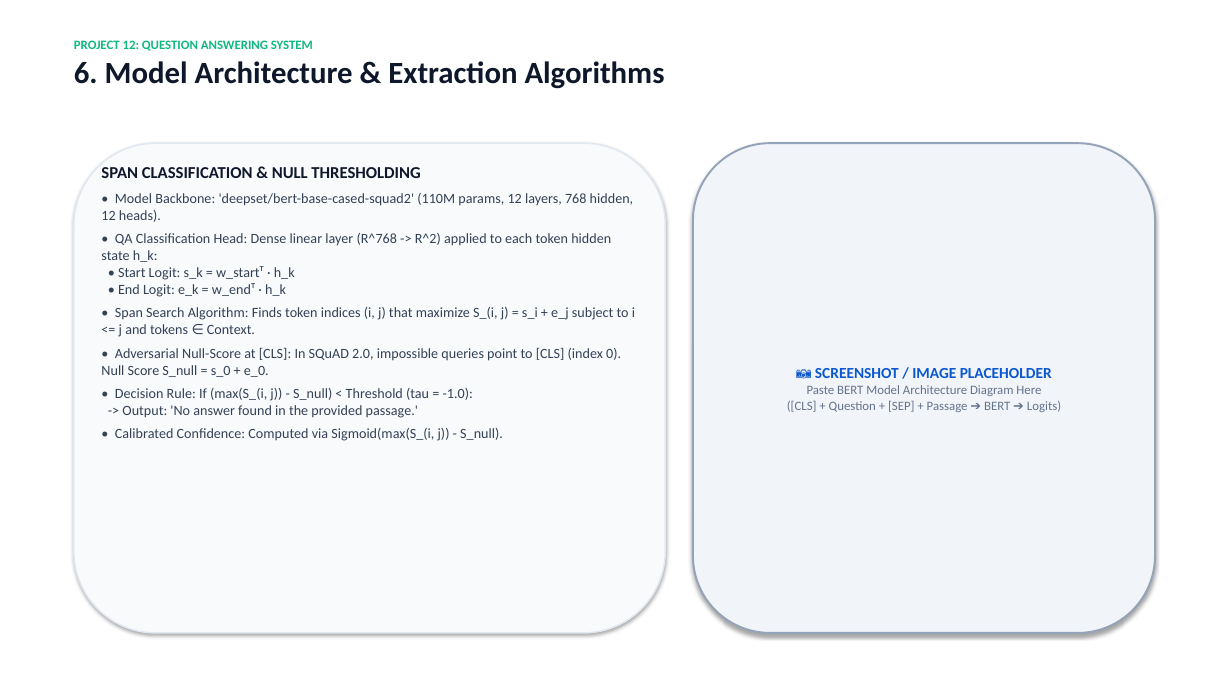
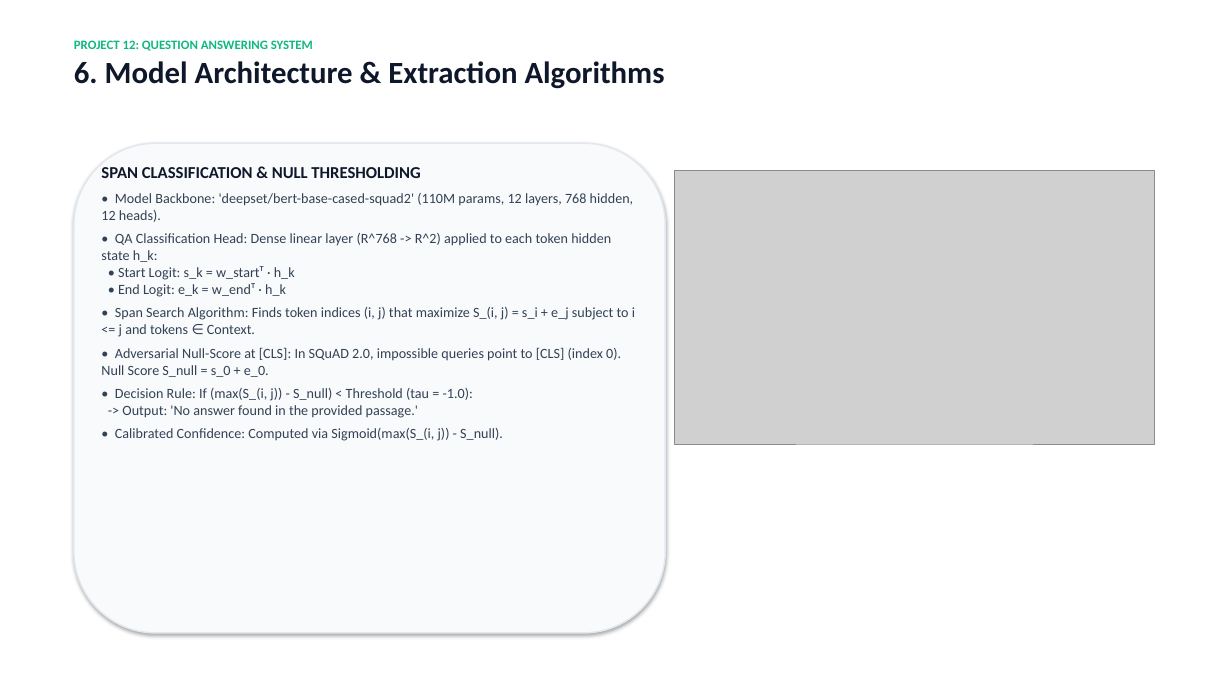
Before and after one commit to akash77007/NLP_Question-Answering-System, a slide deck: slide 7 of docs/Project_12_Presentation.pptx. Drawn at 1232x693 pixels with LibreOffice and Linux fonts; fonts in the diff are those of the drawing; grey boxes stand for pictures. Boxes give left, top, right and bottom in pixels: in the first picture for what was removed or moved away, otherwise in the second. Text is boxed around its words. In the diff, an @@ line names an element or a change of style, - is before the commit and + after.

Commit message:
feat(docs): generate publication PDF report and embed real Streamlit screenshots in deck and report

```diff
--- a/docs/Project_12_Presentation.pptx
+++ b/docs/Project_12_Presentation.pptx
@@ rounded rectangle removed at [693, 143, 1155, 633] @@
-📷 SCREENSHOT / IMAGE PLACEHOLDER
-Paste BERT Model Architecture Diagram Here
-([CLS] + Question + [SEP] + Passage ➔ BERT ➔ Logits)
@@ picture added at [675, 171, 1155, 445] @@
```
Also in this commit, not shown: 1 other slide changed, 18 other files.
